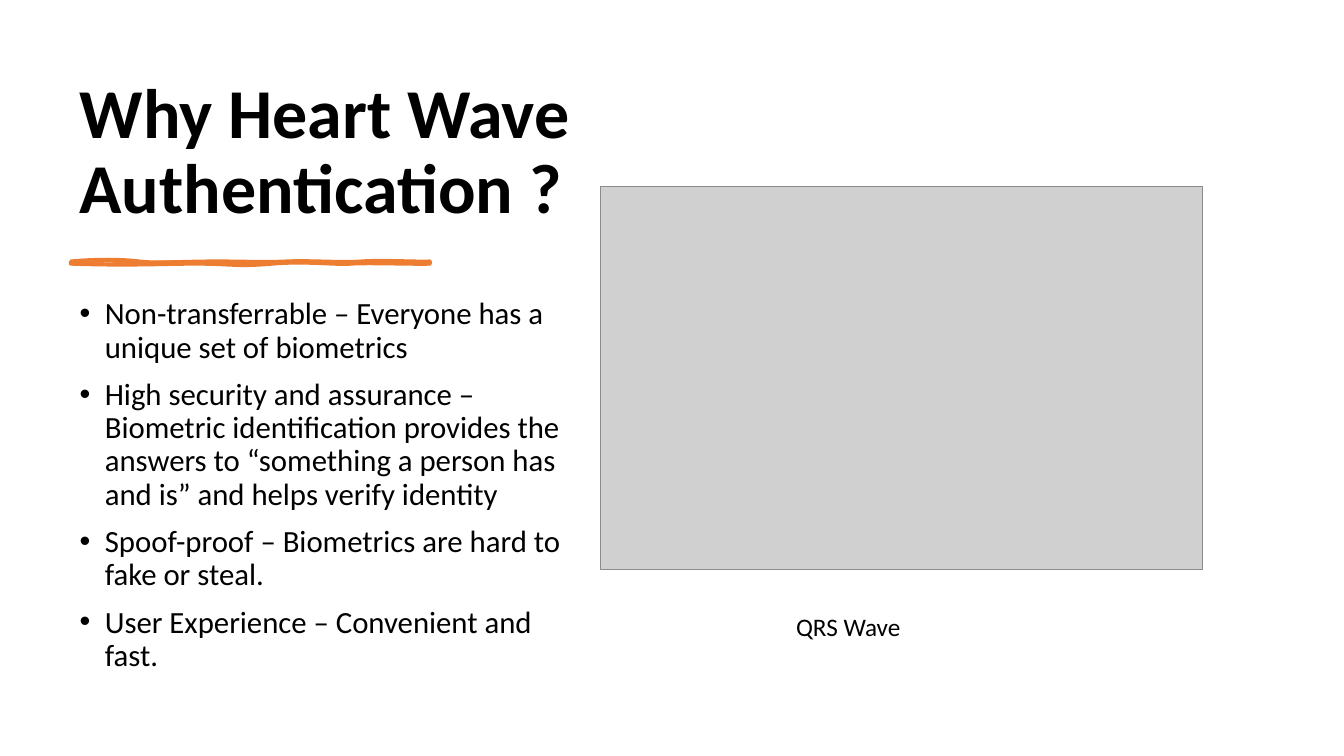
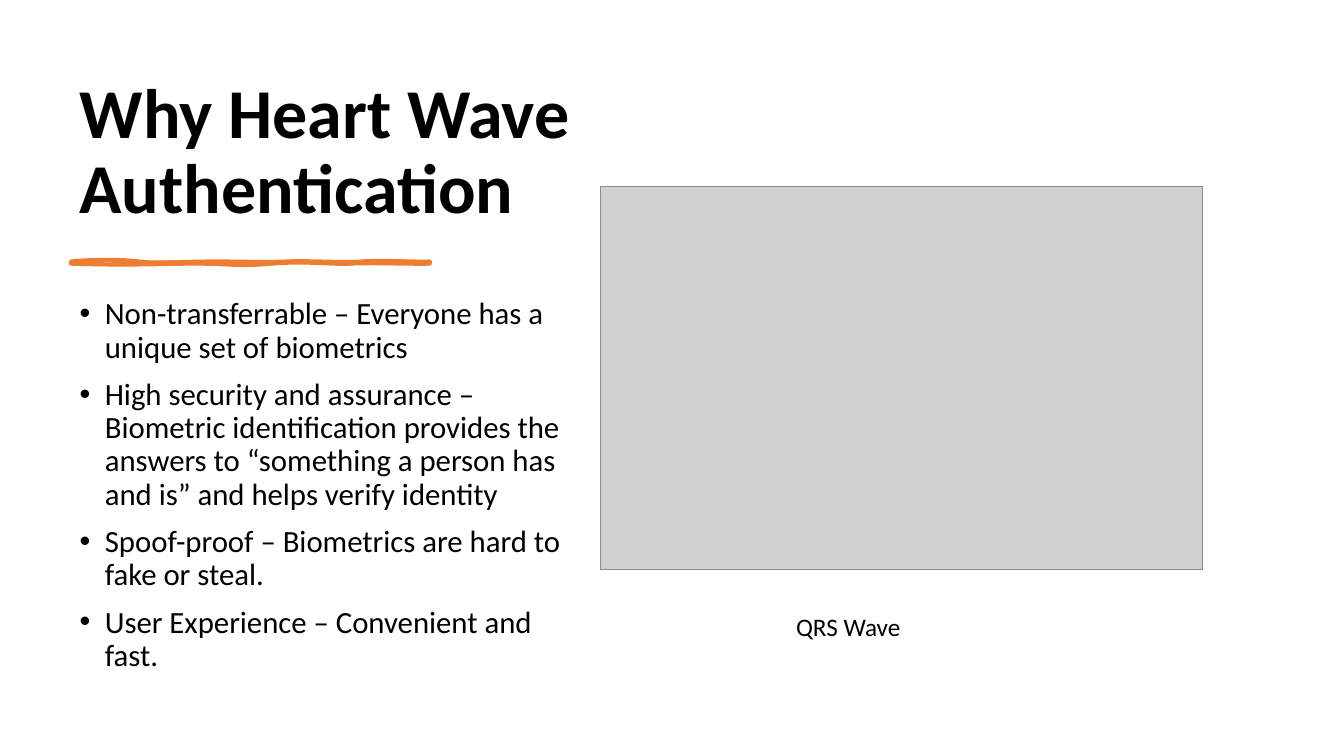
Before and after one commit to uma0441/TwoFactorAuthentication, a slide deck: slide 6 of Final.pptx. Drawn at 1344x756 pixels with LibreOffice and Linux fonts; fonts in the diff are those of the drawing; grey boxes stand for pictures. Boxes give left, top, right and bottom in pixels: in the first picture for what was removed or moved away, otherwise in the second. Text is boxed around its words. In the diff, an @@ line names an element or a change of style, - is before the commit and + after.

```diff
--- a/Final.pptx
+++ b/Final.pptx
@@ title at [80, 89, 569, 214]: text changed @@
-Why Heart Wave Authentication ?
+Why Heart Wave Authentication
```
Also in this commit, not shown: 2 other slides changed, 1 slide removed.
